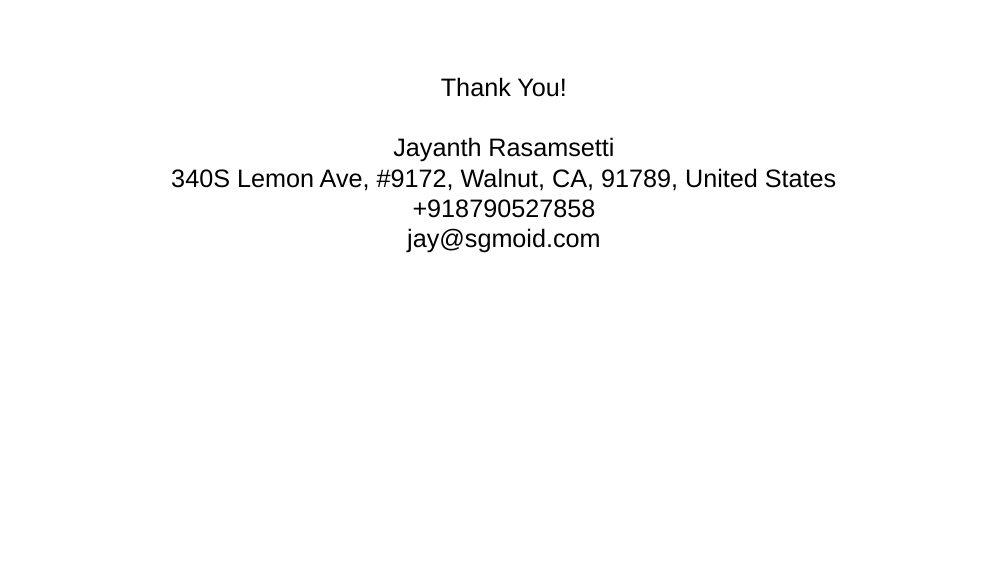
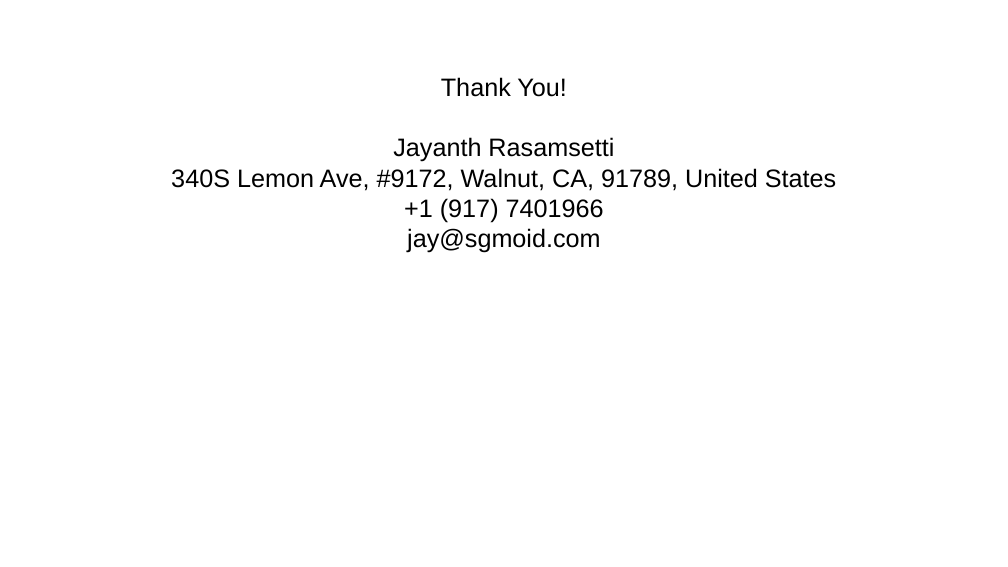
Before and after one commit to jaysetty/challenge1, a slide deck: slide 14 of Stock Price Prediction.pptx (slide 13 before the commit). Drawn at 1008x567 pixels with LibreOffice and Linux fonts; fonts in the diff are those of the drawing. Boxes give left, top, right and bottom in pixels: in the first picture for what was removed or moved away, otherwise in the second. Text is boxed around its words. In the diff, an @@ line names an element or a change of style, - is before the commit and + after.

```diff
--- a/Stock Price Prediction.pptx
+++ b/Stock Price Prediction.pptx
@@ text at [404,198,604,223]: text changed @@
-+918790527858
++1 (917) 7401966
```
Also in this commit, not shown: 3 other slides changed, 3 slides added, 2 slides removed, 2 other files.
